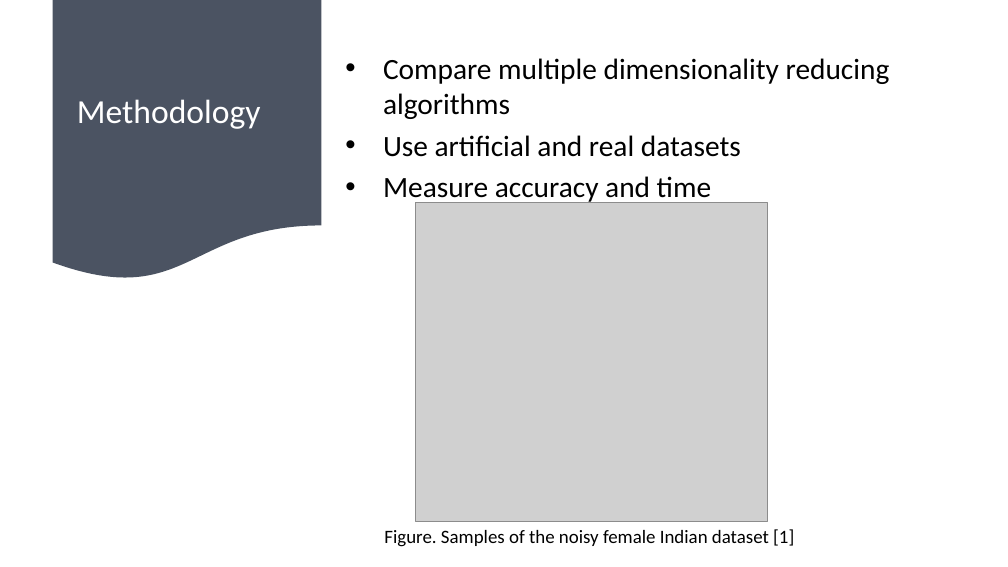
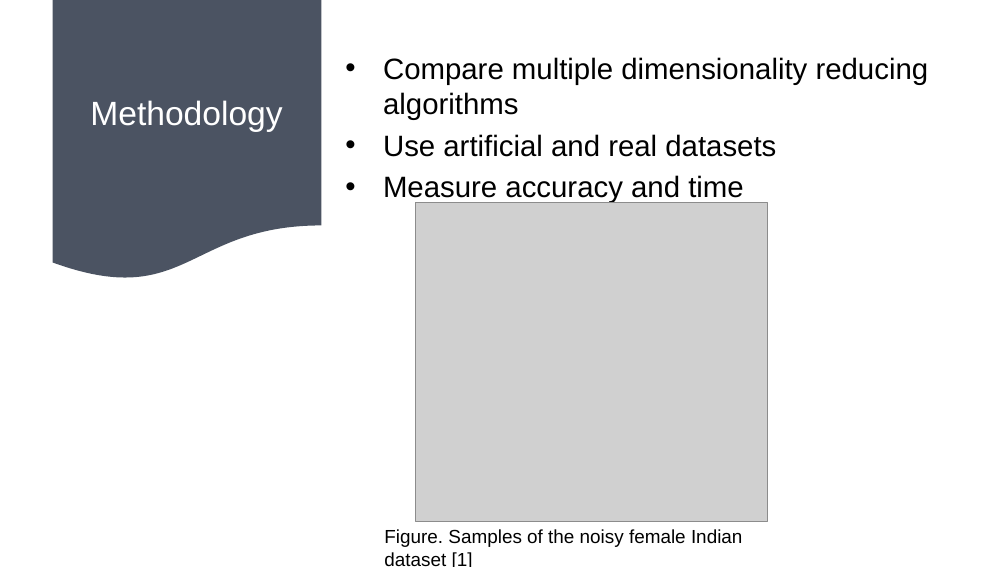
Before and after one commit to satyam04sharma/CECS-550---Survey-Paper, a slide deck: slide 7 of LDA Presentation CECS 550.pptx. Drawn at 1008x567 pixels with LibreOffice and Linux fonts; fonts in the diff are those of the drawing; grey boxes stand for pictures. Boxes give left, top, right and bottom in pixels: in the first picture for what was removed or moved away, otherwise in the second. Text is boxed around its words. In the diff, an @@ line names an element or a change of style, - is before the commit and + after.

```diff
--- a/LDA Presentation CECS 550.pptx
+++ b/LDA Presentation CECS 550.pptx
@@ title "Methodology" at box(90, 100, 282, 132): font Calibri to Arial; alignment left to centre; line spacing 0.9 to 1 @@
@@ text "Compare multiple dimensionality reducing algorithms" at box(383, 57, 929, 203): font Calibri to Arial @@
@@ text "Figure. Samples of the noisy ..." at box(384, 529, 742, 567): font Calibri to Arial @@
```
Also in this commit, not shown: 5 other slides changed, 2 slides added, 2 slides removed.
